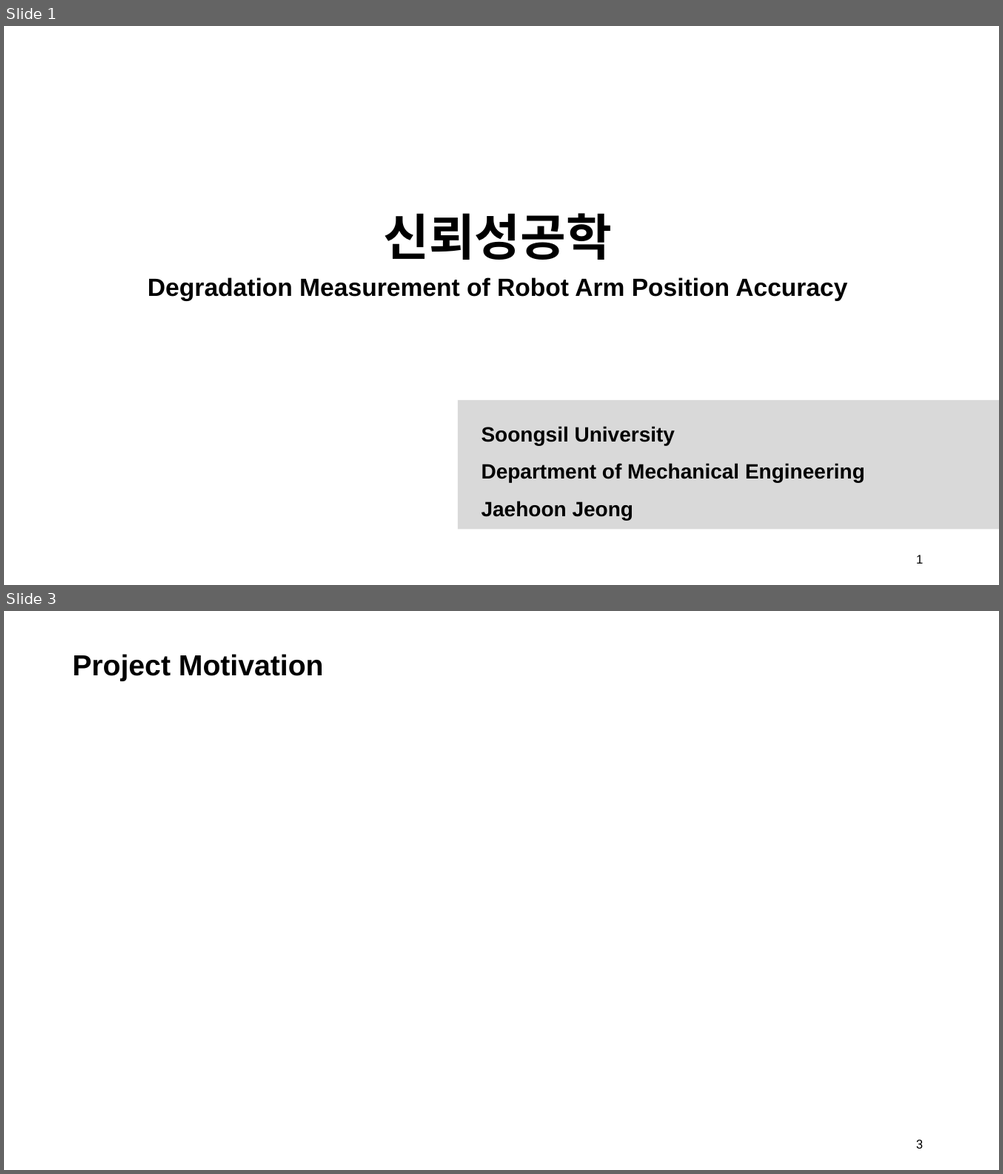
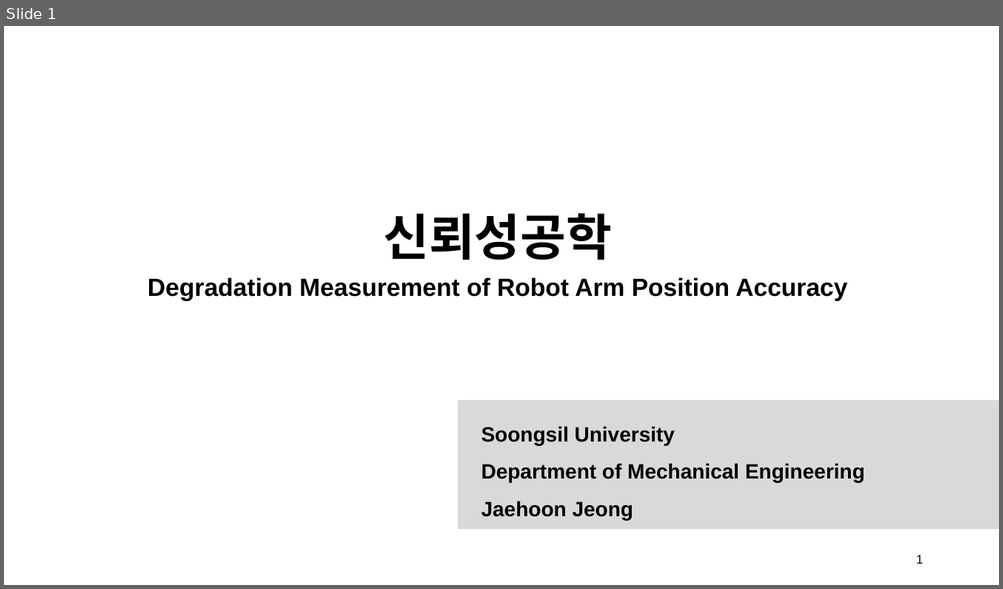
Before and after one commit to hoon001218/reliability_final_project, a slide deck: final_project.pptx. Shown one above the other, each under a label of ours: slides 1 and 3 before the commit, slide 1 after it; the slides between them are not shown. The pictures are 1003x1174 and 1003x589 pixels, drawn with LibreOffice and Linux fonts; fonts in the diff are those of the drawing; background and template pictures are left out. Boxes give left, top, right and bottom in pixels: in the first picture for what was removed or moved away, otherwise in the second. Text is boxed around its words. In the diff, an @@ line names an element or a change of style, - is before the commit and + after.

```diff
--- a/final_project.pptx
+++ b/final_project.pptx
@@ slide 3 removed at box(4, 611, 999, 1170), background #FFFFFF @@
@@ title removed at box(72, 654, 324, 681) @@
-Project Motivation
@@ page number removed at box(916, 1140, 922, 1149) @@
-3
```
Also in this commit, not shown: 1 slide changed, 8 slides added, 2 other slides removed, 30 other files.
